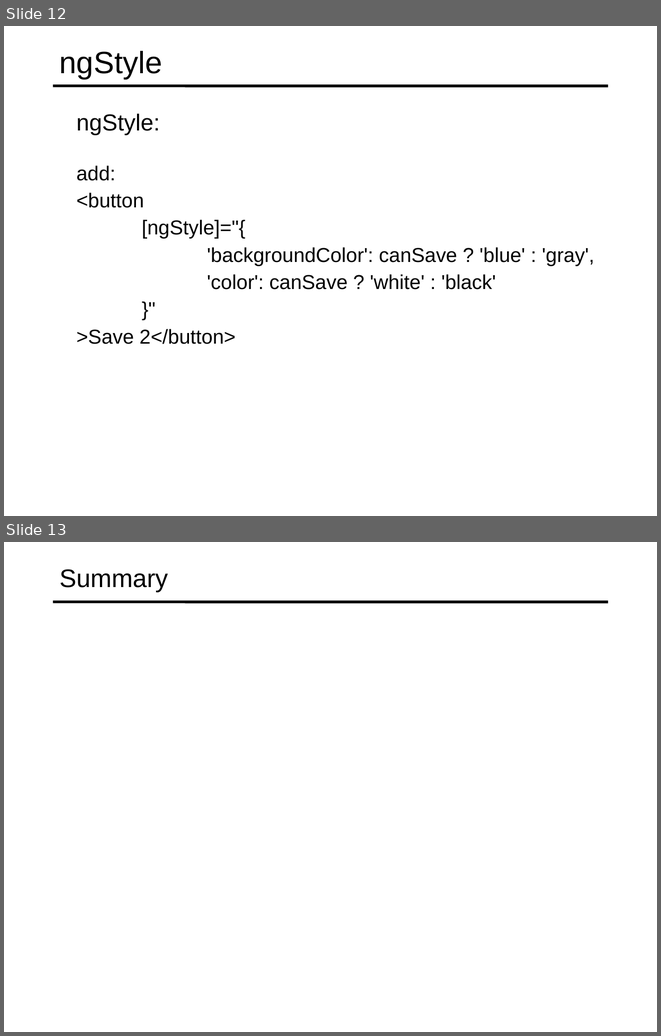
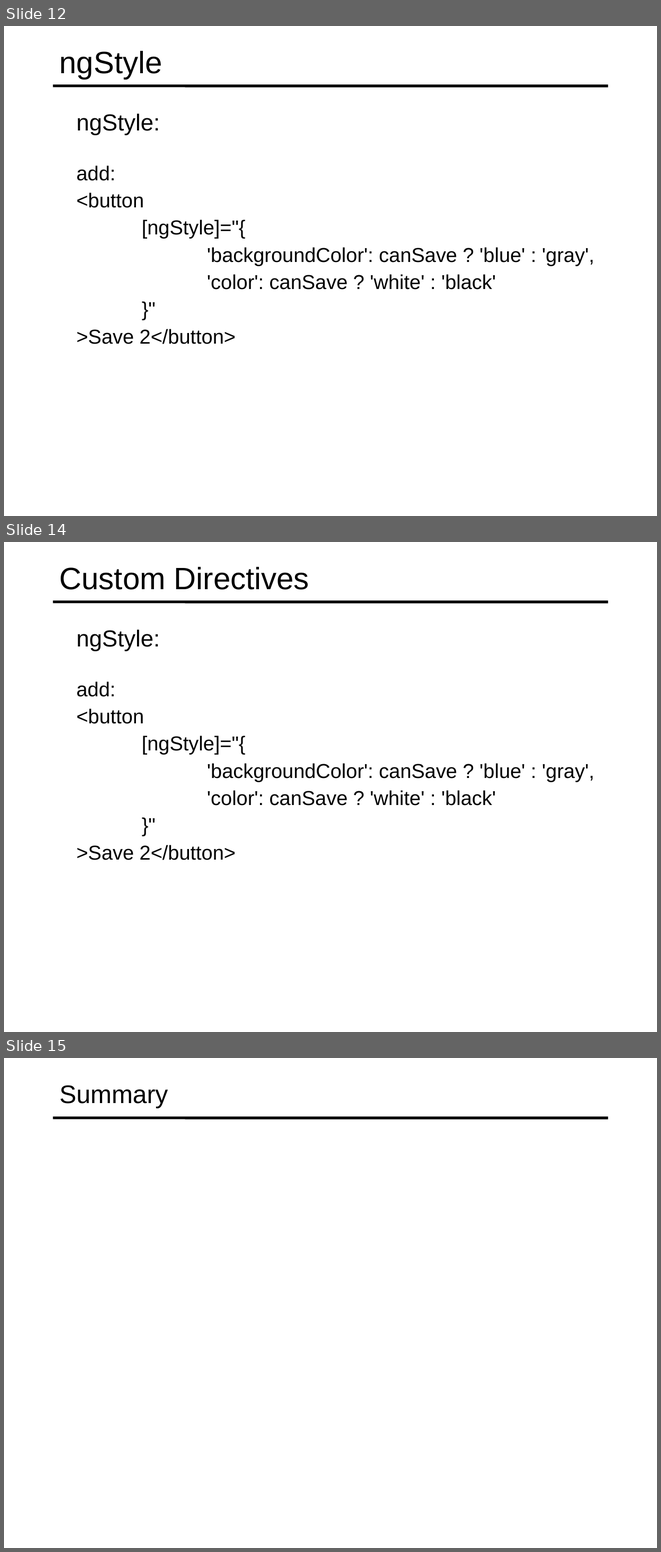
Before and after one commit to specter01wj/Jago_Link_Training, a slide deck: Angular/Angular7/Angular Advanced Course/Essentials/4.Directives/L4_Directives.ppt. Shown one above the other, each under a label of ours: slides 12 and 13 before the commit, slides 12, 14 and 15 after it; the slides between them are not shown. The pictures are 661x1036 and 661x1552 pixels, drawn with LibreOffice and Linux fonts; fonts in the diff are those of the drawing. Boxes give left, top, right and bottom in pixels: in the first picture for what was removed or moved away, otherwise in the second. Text is boxed around its words. In the diff, an @@ line names an element or a change of style, - is before the commit and + after.

Commit message:
10/14/2019 v1

```diff
--- a/Angular/Angular7/Angular Advanced Course/Essentials/4.Directives/L4_Directives.ppt
+++ b/Angular/Angular7/Angular Advanced Course/Essentials/4.Directives/L4_Directives.ppt
@@ slide 14 added at box(4, 542, 657, 1032), background #FFFFFF; not listed: 1 template element that a slide beside it also shows @@
@@ title added at box(60, 567, 309, 590), 34 pt, text #000000 @@
+Custom Directives
@@ text added at box(77, 629, 160, 651), 25.5 pt, text #000000 @@
+  ngStyle:
@@ text added at box(77, 681, 594, 860), 22.2 pt, text #000000 @@
+  add:
+  <button
+  [ngStyle]="{
+  'backgroundColor': canSave ? 'blue' : 'gray',
+  'color': canSave ? 'white' : 'black'
+  }"
+  >Save 2</button>
@@ what was slide 13 is now slide 15 @@
```
Also in this commit, not shown: 1 other slide added.
